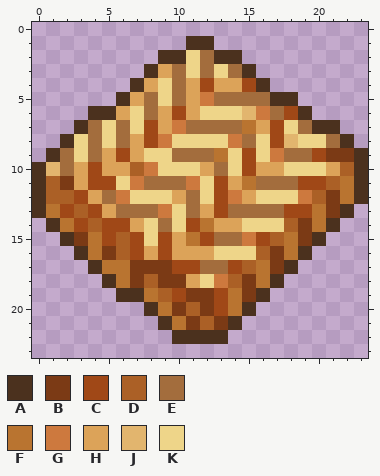
Pixel-art sprite -- icons/24.png. Above: the version before the commit.
The file is 24x24 pixels.
Palette (. is transparent): A #4b311e  B #7b3a15  C #a04817  D #ab6026  E #a36d3d  F #b97430  G #cd793e  H #dca359  J #e2b56e  K #eed589
Pixels before, first column x 0:
 1 ...........AA...........
 2 .........AAKEAA.........
 3 ........AHEKEKEA........
 4 .......AHKEHCHHCA.......
 5 ......AHEKEHGEEEEAA.....
 6 ....AAHKEHCHKKKJGECA....
 7 ...AEKEKCHGEEEEFHCKEAA..
 8 ..AKEKEHCGKKKKGEKCJKKEA.
 9 .AEKEHCHKKEEEFKCKGEECBBA
10 AJEHCHHDGKKKHEKCHHKKKHDA
11 ADBHCCKGEEEGKCHFEEECCDFA
12 ADDCHEGKKKHEKCGHKKKGDBFA
13 AFCDCHEEEGKEHCEEEECCFBA.
14 .AFCDCCHKEKCFHHKKKDBFA..
15 ..ABFCDCKCHFCEEGCDFBA...
16 ...AFBDCHCHHHKKKDBFA....
17 ....AFFBBBCCEECDFBA.....
18 .....AFBDBBHKGDBFA......
19 ......AAFDCBBCFBA.......
20 ........AFBDBCFA........
21 .........AFBDBA.........
22 ..........AAAA..........
And afterwards:
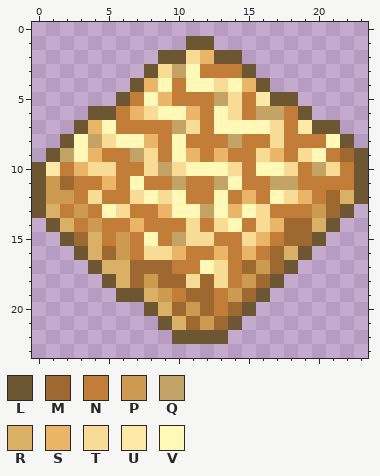
Colours new in this view: L #6c5732  M #9e6930  N #c27e38  P #cc9a51  Q #c4a466  R #d9b065  S #ebb568  T #f8db94  U #fde8a7  V #fff8b7
Difference:
Changed rows in their new state; - is an unchanged pixel.
first column x 0:
 1 -----------LL-----------
 2 ---------LLTSLL---------
 3 --------LTQVNNNL--------
 4 -------LSVNVVTVSL-------
 5 ------LNVSNNNQTNULL-----
 6 ----LLNSTVVSNVTNQQNL----
 7 ---LSVNNNNQTNVVVVTNULL--
 8 --LVQTVVSNVNNNQNNTNNNVL-
 9 -LQVSNNQTNVSNSNNTSNTVNML
10 LUNSTTNNTQTVVVTNVVTNQTNL
11 LPMNNSNVNNQNNQVNNQQNNNNL
12 LPPNTNNTVTVNNVNSNVTSNMRL
13 LRNPNVTNNSVVQVSVTNNNPML-
14 -LRNPNNSNNNTNTVNTSMMRL--
15 --LMRNPNVNQTTNNTSNMML---
16 ---LRMPNTTSNNSNSNMRL----
17 ----LRRMMMNNVTNMPML-----
18 -----LRMPMMTMTNPML------
19 ------LLRPNMMNPML-------
20 --------LRMPMNML--------
21 ---------LRMPML---------
22 ----------LLLL----------
Pixel boxes of the changes (left, top, right, bottom) in both pictures:
changed: (32, 36, 368, 344)
